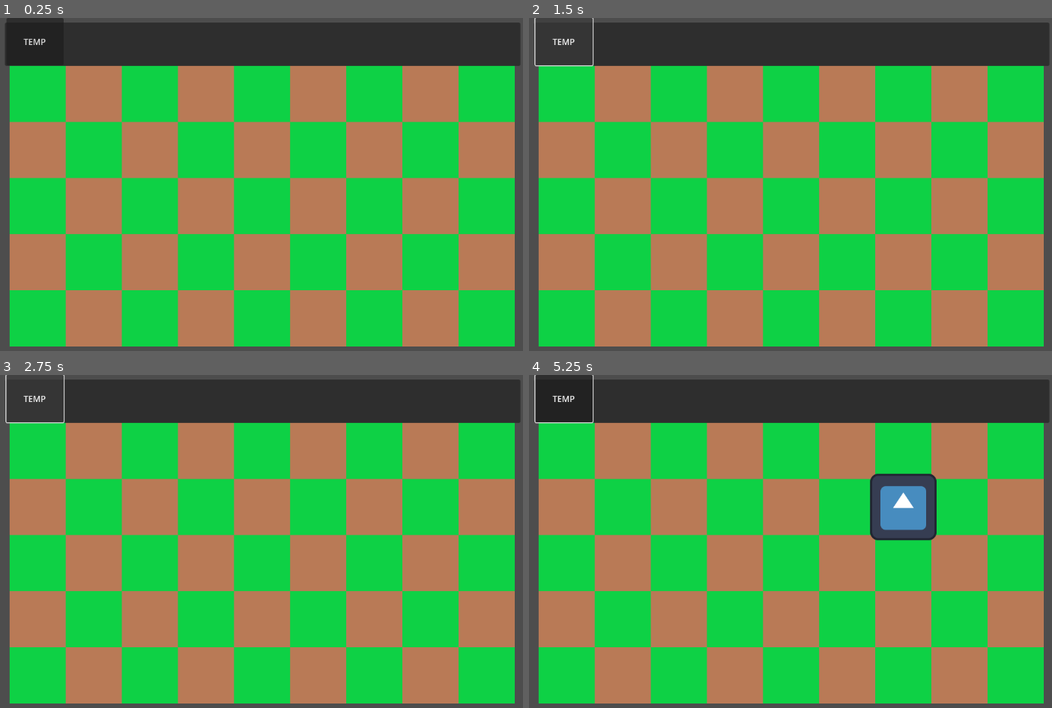
Above: before the commit, frames 1-4 (two rows, left to right).
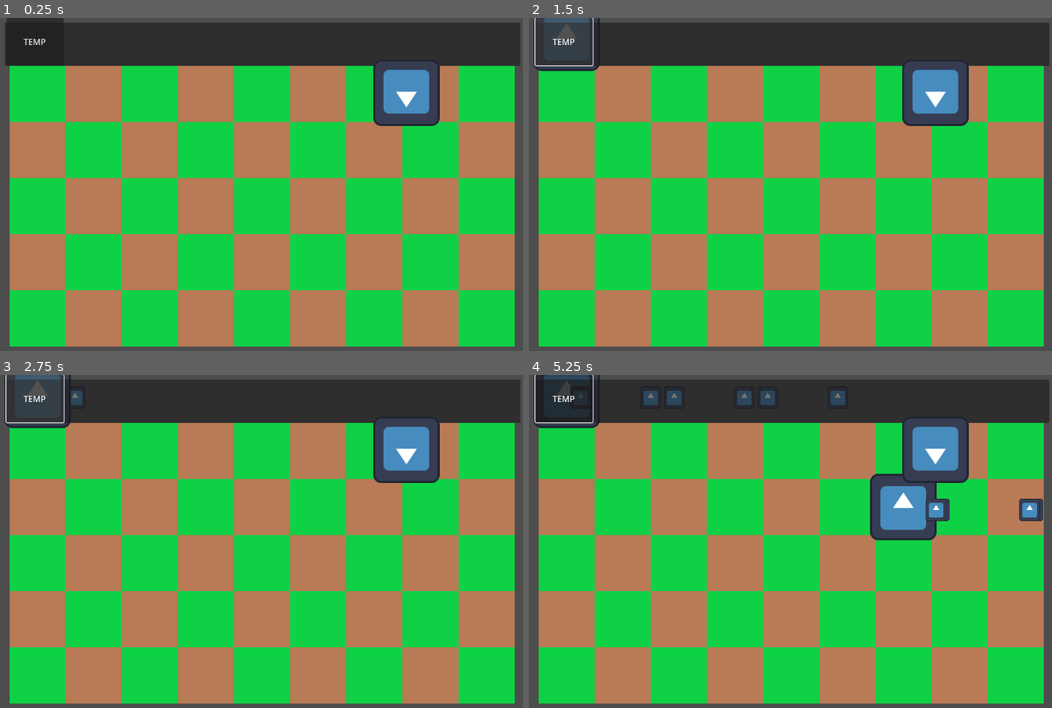
Above: after the commit, the same moments.

Repository: irule4567/RogueDefense
Game: Godot game, scene res://testing.tscn
Two runs of this game, one before a commit and one after it. Both use one fixed random seed, a clock stepped at 60 frames per second and the inputs below. The engine's default icon, where the game draws it, is replaced by a stand-in: a white triangle on a blue panel in a dark square.
Inputs (mouse positions are in pixels of both pictures, inside the frame that each line leads up to):
- Up to frame 1 (0.25 s): no input
- Up to frame 2 (1.5 s): click "TEMP" at 0.5 s; click "TEMP" at 1.25 s
- Up to frame 3 (2.75 s): click "TEMP" at 2 s
- Up to frame 4 (5.25 s): tap Enter at 2.75 s; move the mouse to (884, 528) at 2.77 s; press the mouse at (884, 528) at 2.78 s; move the mouse to (633, 561) at 3.52 s; release the mouse at (633, 561) at 3.53 s; click (633, 561) at 3.6 s; move the mouse to (811, 468) at 4.27 s; press the mouse at (811, 468) at 4.28 s; move the mouse to (722, 611) at 5.02 s; release the mouse at (722, 611) at 5.03 s; click (722, 611) at 5.1 s

The runs differ from the first frame. In frame 1, 2.4% of the frame differs, in the area x 71-85%, y 13-33%; in frame 2, 2.8%; in frame 3, 2.9%; in frame 4, 3.9%, in the area x 0-99%, y 0-44%.
Error before the commit: Invalid access to property or key '(0, -1)' on a base object of type 'Dictionary'. (res://MainGrid.gd:29)

Commit message:
Added basic enemy and shot firing

Diff:
--- a/Rouge Defense/MainGrid.gd
+++ b/Rouge Defense/MainGrid.gd
@@ -21,12 +21,12 @@
 func _process(delta):
 	var tile = local_to_map(get_global_mouse_position())
 
-	if Dic.has(str(tile)):
-		#set_cell(1, tile, 1, Vector2i(0,0), 0)
-		print(Dic[str(tile)])
+	#if Dic.has(str(tile)):
+		##set_cell(1, tile, 1, Vector2i(0,0), 0)
+		#print(Dic[str(tile)])
 
 	if Input.is_action_pressed("Click") && building == true:
-		print("Place tower ", Selected_tower, " at position", Dic[str(tile)])
+		#print("Place tower ", Selected_tower, " at position", Dic[str(tile)])
 		var new_tower = load("res://Test_Tower.tscn").instantiate()
 		new_tower.position = tile*Vector2i(108,108)+Vector2i(54,54)
 		building = false
--- /dev/null
+++ b/Rouge Defense/Test_Enemy.tscn
@@ -0,0 +1,17 @@
+[gd_scene load_steps=3 format=3 uid="uid://dnl3yy0n6ugpv"]
+
+[ext_resource type="Texture2D" uid="uid://cdh804vgjp2jd" path="res://icon.svg" id="1_dobua"]
+
+[sub_resource type="RectangleShape2D" id="RectangleShape2D_nve4r"]
+size = Vector2(125, 125)
+
+[node name="Node2D" type="PathFollow2D"]
+
+[node name="Area2D" type="Area2D" parent="."]
+
+[node name="CollisionShape2D" type="CollisionShape2D" parent="Area2D"]
+position = Vector2(-0.5, -0.5)
+shape = SubResource("RectangleShape2D_nve4r")
+
+[node name="Sprite2D" type="Sprite2D" parent="Area2D"]
+texture = ExtResource("1_dobua")
--- a/Rouge Defense/Test_Tower.gd
+++ b/Rouge Defense/Test_Tower.gd
@@ -1,11 +1,32 @@
 extends Area2D
 
+var enemyInRange
+var shotReady
 
 # Called when the node enters the scene tree for the first time.
 func _ready():
-	pass # Replace with function body.
+	enemyInRange = false
 
 
 # Called every frame. 'delta' is the elapsed time since the previous frame.
 func _process(delta):
-	pass
+	if enemyInRange == true && shotReady == true:
+		print("Shot fired")
+		var shot = load("res://Test_tower_shot.tscn").instantiate()
+		shot.position = $Sprite2D/ShotPosition.position
+		shotReady = false
+		get_node("Shots").add_child(shot, true)
+
+
+func _on_aggro_range_area_entered(area):
+	print("Aggro range entered")
+	enemyInRange = true
+
+
+func _on_aggro_range_area_exited(area):
+	print("Aggro range exited")
+	enemyInRange = false
+
+
+func _on_shot_timer_timeout():
+	shotReady = true
--- a/Rouge Defense/Test_Tower.tscn
+++ b/Rouge Defense/Test_Tower.tscn
@@ -6,7 +6,10 @@
 [sub_resource type="RectangleShape2D" id="RectangleShape2D_4fudr"]
 size = Vector2(131, 122)
 
-[node name="Node2D" type="Area2D"]
+[sub_resource type="RectangleShape2D" id="RectangleShape2D_bnhwo"]
+size = Vector2(1161, 118.5)
+
+[node name="Test_Tower" type="Area2D"]
 script = ExtResource("1_mm1kt")
 
 [node name="CollisionShape2D" type="CollisionShape2D" parent="."]
@@ -15,3 +18,20 @@
 
 [node name="Sprite2D" type="Sprite2D" parent="."]
 texture = ExtResource("2_cyu45")
+
+[node name="ShotPosition" type="Node2D" parent="Sprite2D"]
+
+[node name="Aggro Range" type="Area2D" parent="."]
+
+[node name="CollisionShape2D" type="CollisionShape2D" parent="Aggro Range"]
+position = Vector2(568.5, -1.25)
+shape = SubResource("RectangleShape2D_bnhwo")
+
+[node name="Shot timer" type="Timer" parent="."]
+autostart = true
+
+[node name="Shots" type="Node2D" parent="."]
+
+[connection signal="area_entered" from="Aggro Range" to="." method="_on_aggro_range_area_entered"]
+[connection signal="area_exited" from="Aggro Range" to="." method="_on_aggro_range_area_exited"]
+[connection signal="timeout" from="Shot timer" to="." method="_on_shot_timer_timeout"]
--- /dev/null
+++ b/Rouge Defense/Test_tower_shot.gd
@@ -0,0 +1,13 @@
+extends Area2D
+
+
+# Called when the node enters the scene tree for the first time.
+func _ready():
+	pass
+	#print("Shot is created")
+
+
+# Called every frame. 'delta' is the elapsed time since the previous frame.
+func _process(delta):
+	self.position = self.position + Vector2(3, 0)
+	#print("Shot moves")
--- /dev/null
+++ b/Rouge Defense/Test_tower_shot.tscn
@@ -0,0 +1,19 @@
+[gd_scene load_steps=4 format=3 uid="uid://5bjvkj6fwywx"]
+
+[ext_resource type="Script" path="res://Test_tower_shot.gd" id="1_6s0vh"]
+[ext_resource type="Texture2D" uid="uid://cdh804vgjp2jd" path="res://icon.svg" id="1_a10lp"]
+
+[sub_resource type="RectangleShape2D" id="RectangleShape2D_y4per"]
+size = Vector2(34, 36)
+
+[node name="Node2D" type="Area2D"]
+script = ExtResource("1_6s0vh")
+
+[node name="Sprite2D" type="Sprite2D" parent="."]
+position = Vector2(-6, 5.5)
+scale = Vector2(0.3125, 0.335938)
+texture = ExtResource("1_a10lp")
+
+[node name="CollisionShape2D" type="CollisionShape2D" parent="."]
+position = Vector2(-6, 6)
+shape = SubResource("RectangleShape2D_y4per")
--- a/Rouge Defense/testing.tscn
+++ b/Rouge Defense/testing.tscn
@@ -1,9 +1,9 @@
-[gd_scene load_steps=8 format=3 uid="uid://h1jrfc40y2b8"]
+[gd_scene load_steps=9 format=3 uid="uid://h1jrfc40y2b8"]
 
 [ext_resource type="Texture2D" uid="uid://cj8ivpf3e30re" path="res://Assets/Green_Tile.png" id="1_flg64"]
 [ext_resource type="Texture2D" uid="uid://vadgd1lyvnhr" path="res://Assets/Brown_Tile.png" id="2_spw6n"]
 [ext_resource type="Script" path="res://MainGrid.gd" id="2_w0saf"]
-[ext_resource type="PackedScene" uid="uid://cw2xtiw1miap6" path="res://Test_Tower.tscn" id="4_y4hrt"]
+[ext_resource type="PackedScene" uid="uid://dnl3yy0n6ugpv" path="res://Test_Enemy.tscn" id="5_cgs8h"]
 
 [sub_resource type="TileSetAtlasSource" id="TileSetAtlasSource_0ymea"]
 texture = ExtResource("1_flg64")
@@ -78,6 +78,12 @@
 sources/1 = SubResource("TileSetAtlasSource_0ymea")
 sources/2 = SubResource("TileSetAtlasSource_vogbq")
 
+[sub_resource type="Curve2D" id="Curve2D_n0c6g"]
+_data = {
+"points": PackedVector2Array(0, 0, 0, 0, 1056, 52, 0, 0, 0, 0, 0, 52)
+}
+point_count = 2
+
 [node name="Testing" type="Node2D"]
 
 [node name="MainGrid" type="TileMap" parent="."]
@@ -91,11 +97,6 @@
 anchor_mode = 0
 
 [node name="Towers" type="Node2D" parent="MainGrid"]
-
-[node name="Test Tower" parent="MainGrid/Towers" instance=ExtResource("4_y4hrt")]
-position = Vector2(-265, -153)
-collision_layer = 2
-collision_mask = 2
 
 [node name="PanelContainer" type="PanelContainer" parent="."]
 offset_left = -9.0
@@ -113,4 +114,12 @@
 offset_bottom = 82.0
 text = "TEMP"
 
+[node name="Lane1path" type="Path2D" parent="."]
+curve = SubResource("Curve2D_n0c6g")
+
+[node name="Node2D" parent="Lane1path" instance=ExtResource("5_cgs8h")]
+position = Vector2(763.7, 52)
+rotation = 3.14159
+progress = 292.301
+
 [connection signal="pressed" from="PanelContainer/TestTower/Tower_Button" to="MainGrid" method="_on_tower_button_pressed"]
Not shown: 1 places in Rouge Defense/Test_Tower.tscn that only renumber resources
